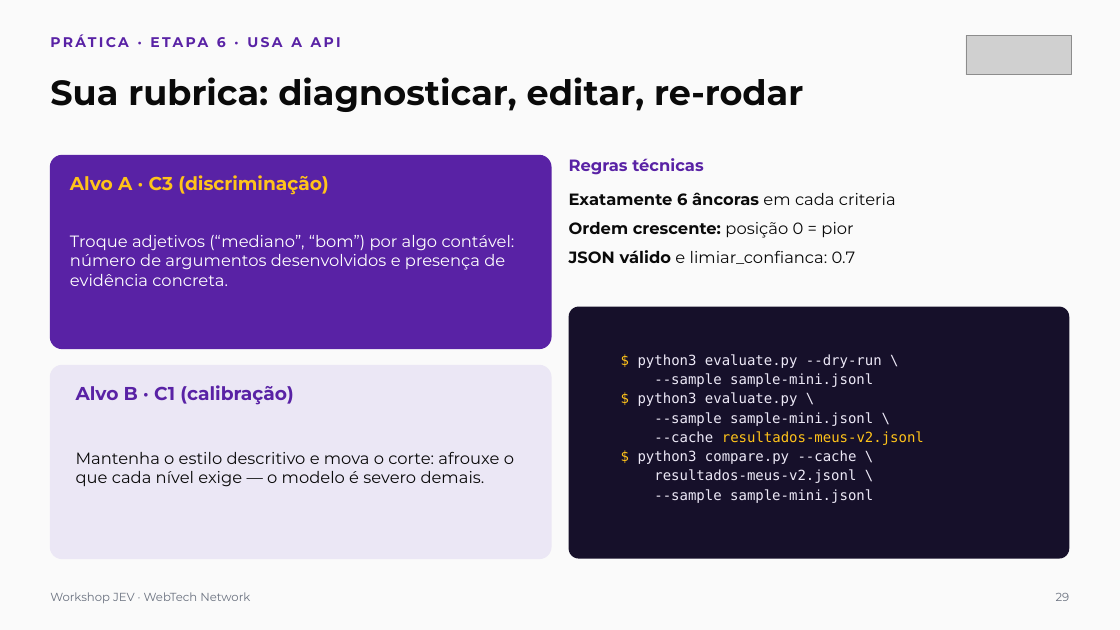
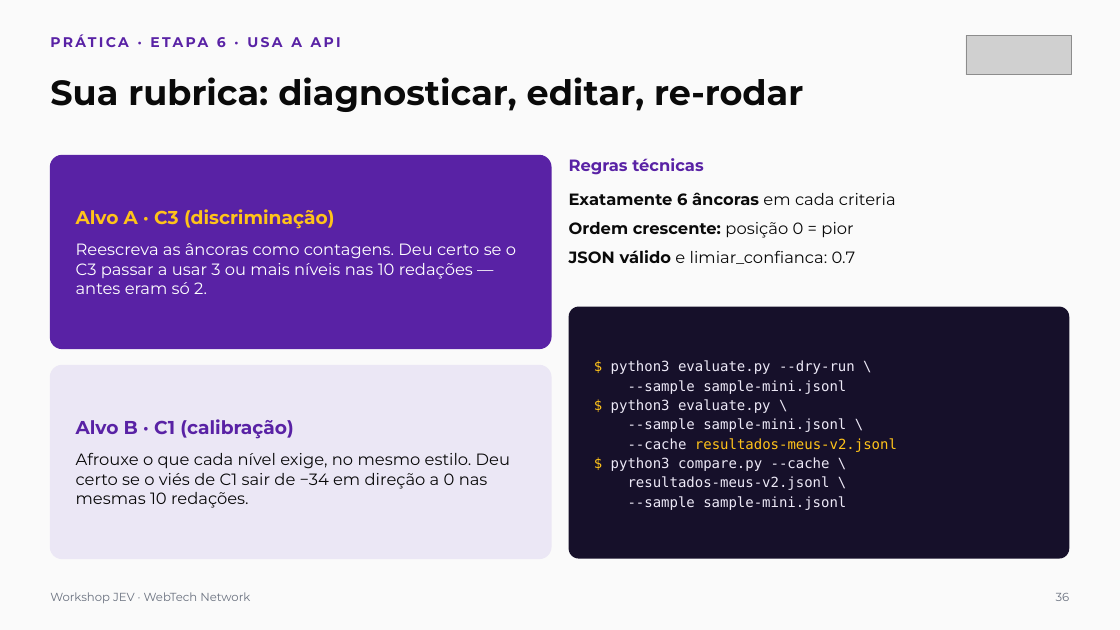
Before and after one commit to webtech-network/workshop-jev, a slide deck: slide 36 of docs/workshop-jev-apresentacao.pptx (slide 29 before the commit). Drawn at 1120x630 pixels with LibreOffice and Linux fonts; fonts in the diff are those of the drawing; grey boxes stand for pictures. Boxes give left, top, right and bottom in pixels: in the first picture for what was removed or moved away, otherwise in the second. Text is boxed around its words. In the diff, an @@ line names an element or a change of style, - is before the commit and + after.

Commit message:
pptx update

```diff
--- a/docs/workshop-jev-apresentacao.pptx
+++ b/docs/workshop-jev-apresentacao.pptx
@@ text removed at bbox=[70, 175, 328, 195] @@
-Alvo A · C3 (discriminação)
@@ text added at bbox=[76, 209, 516, 294], 14 pt, text #FFFFFF @@
+Alvo A · C3 (discriminação)
+Reescreva as âncoras como contagens. Deu certo se o C3 passar a usar 3 ou mais níveis nas 10 redações — antes eram só 2.
@@ text removed at bbox=[70, 235, 515, 286] @@
-Troque adjetivos (“mediano”, “bom”) por algo contável: número de argumentos desenvolvidos e presença de evidência concreta.
@@ text "$ python3 evaluate.py --dry-run \": place and size @@
-text "$ python3 evaluate.py --dry-run \" at bbox=[638, 354, 924, 503]
+text "$ python3 evaluate.py --dry-run \" at bbox=[611, 360, 897, 510]
@@ text "$ python3 evaluate.py --dry-run \" at bbox=[611, 360, 897, 510]: vertical alignment top to middle @@
@@ text removed at bbox=[76, 385, 293, 405] @@
-Alvo B · C1 (calibração)
@@ text added at bbox=[76, 419, 510, 508], 14 pt, text #0A0A0A @@
+Alvo B · C1 (calibração)
+Afrouxe o que cada nível exige, no mesmo estilo. Deu certo se o viés de C1 sair de −34 em direção a 0 nas mesmas 10 redações.
@@ text removed at bbox=[76, 452, 514, 487] @@
-Mantenha o estilo descritivo e mova o corte: afrouxe o que cada nível exige — o modelo é severo demais.
@@ text at bbox=[1056, 593, 1070, 601]: text changed @@
-29
+36
```
Also in this commit, not shown: 26 other slides changed, 8 slides added, 1 slide removed.
